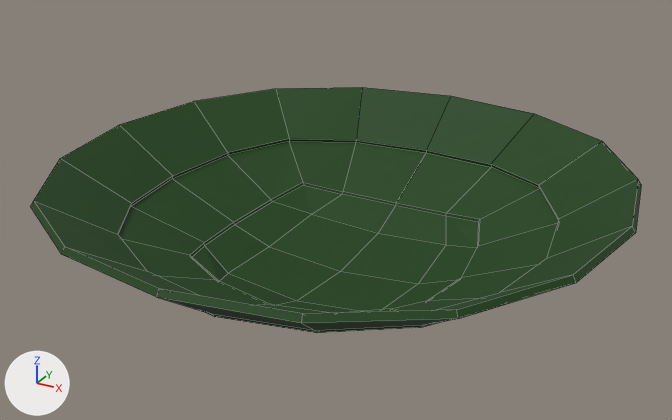
Two versions of the Blender file Capitalist Wet Dream/Assets/Capitalist Wet Dream/Tools/Models/Gold Pan.blend, one commit apart.
One viewpoint serves both versions: a 50 mm lens placed at (0.254, -0.47, 0.282), pointed at (-0.004, 0.0, 0.047). Lighting does not change. The marker at lower left points along +X, +Y and +Z. Mesh edges are drawn as thin lines.

Objects in the first picture: 'Gold pan'.
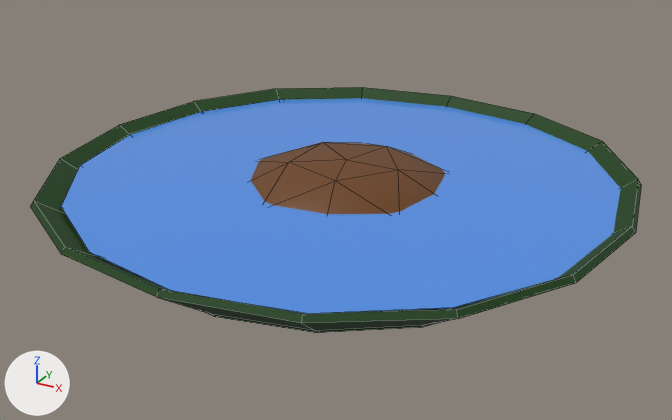
Changed parts and their boxes [x1, y1, x2, y2] in the pictures (672 x 420 px):
'Water', added (blue)
    after: [61, 98, 621, 314]
'Dirt', added (brown)
    after: [251, 142, 445, 214]
'Gold pan', unchanged, covered by the edit
    both: [31, 87, 641, 333]

The change, as a diff of the scene's bpy script:
```diff
--- a/Capitalist Wet Dream/Assets/Capitalist Wet Dream/Tools/Models/Gold Pan.blend.py
+++ b/Capitalist Wet Dream/Assets/Capitalist Wet Dream/Tools/Models/Gold Pan.blend.py
@@ mat_dirt_mat @@
+mat_dirt_mat = principled_material('Dirt_mat')
+mat_dirt_mat.base_color = (0.153, 0.0537, 0.00931)  # brown #6d4218
@@ mat_water_mat @@
+mat_water_mat = principled_material('Water_mat')
+mat_water_mat.base_color = (0.0761, 0.272, 0.8)  # blue #4e8ee7
+mat_water_mat.roughness = 0.0752
@@ me_icosphere @@
+me_icosphere.from_pydata(...)  # 26 vertices, 40 faces; spans x -0.089..0.089, y -0.094..0.094, z 0.006..0.061
+me_icosphere.polygons.foreach_set('use_smooth', [True] * 40)
+me_icosphere.materials.append(mat_dirt_mat)  # brown #6d4218
@@ me_cylinder @@
+me_cylinder.from_pydata(...)  # 48 vertices, 34 faces; spans x -0.17..0.17, y -0.17..0.17, z -0.029..0.029
+me_cylinder.materials.append(mat_water_mat)  # blue #4e8ee7
@@ ob_dirt @@
+ob_dirt = bpy.data.objects.new('Dirt', me_icosphere)
+ob_dirt.parent = ob_gold_pan
+ob_dirt.location = (0.00133, 0.003, 0.02)
@@ ob_water @@
+ob_water = bpy.data.objects.new('Water', me_cylinder)
+ob_water.parent = ob_gold_pan
+ob_water.location = (0.00133, 0.003, 0.0406)
```
